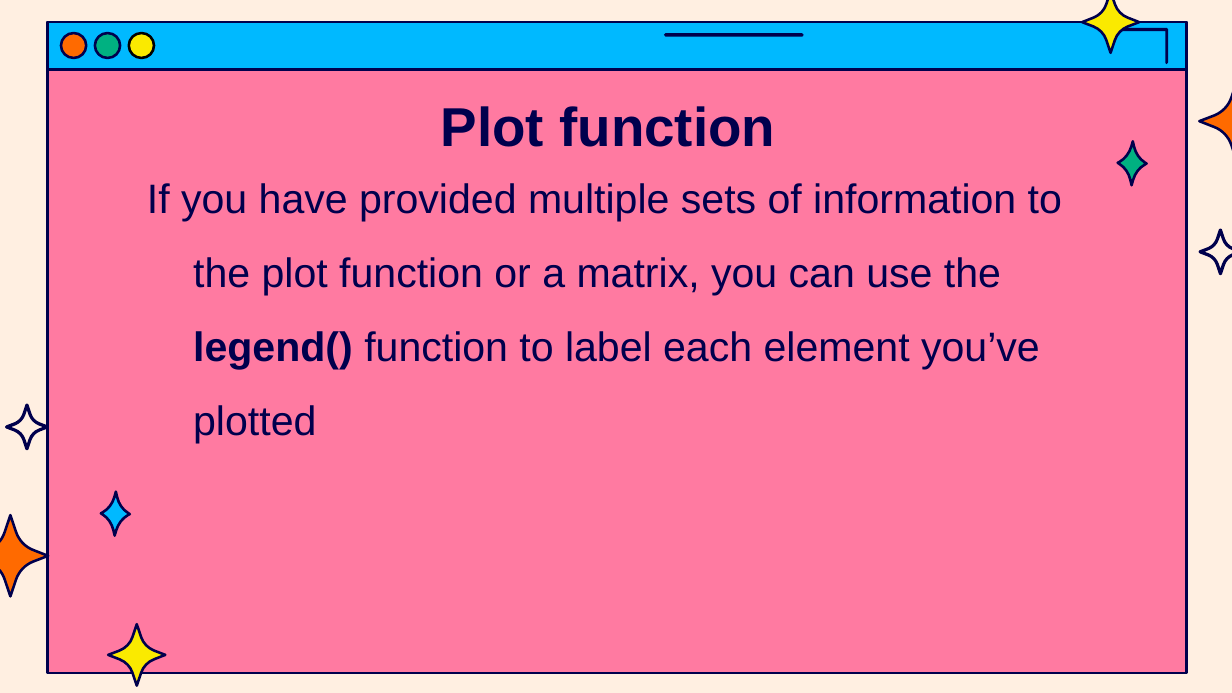
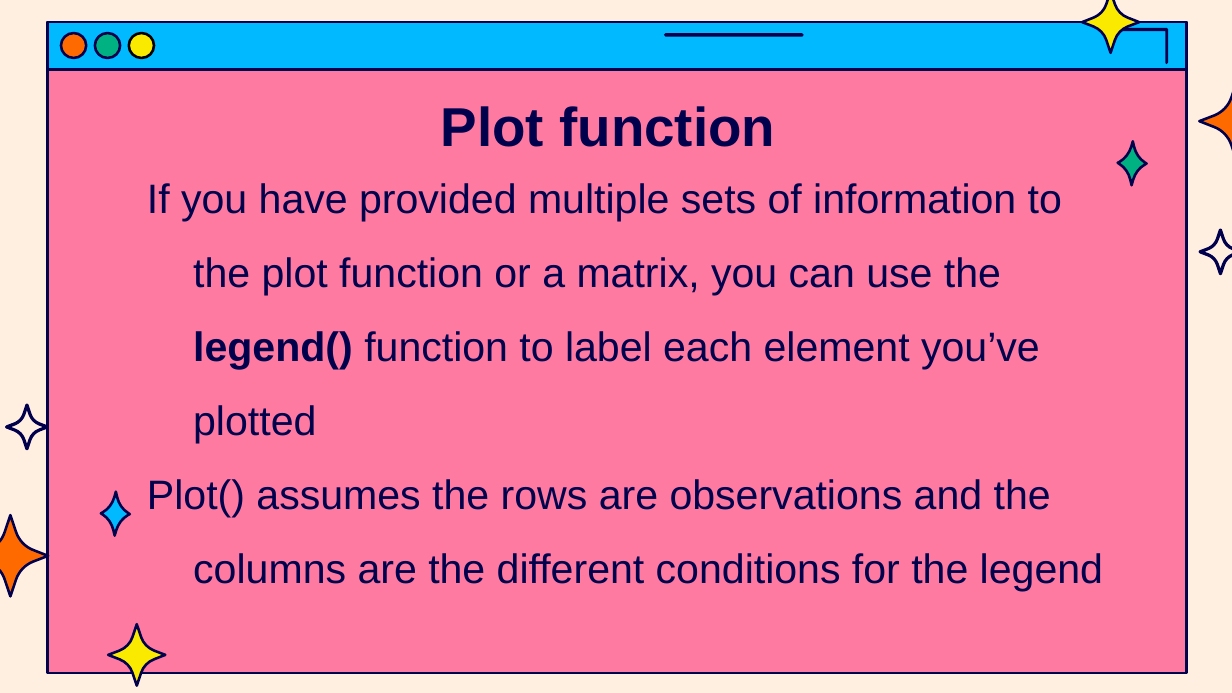
Before and after one commit to jasondsc/MATDRAB2MATFAB, a slide deck: slide 12 of slides/MATLAB_class_4.pptx (slide 13 before the commit). Drawn at 1232x693 pixels with LibreOffice and Linux fonts; fonts in the diff are those of the drawing. Boxes give left, top, right and bottom in pixels: in the first picture for what was removed or moved away, otherwise in the second. Text is boxed around its words. In the diff, an @@ line names an element or a change of style, - is before the commit and + after.

```diff
--- a/slides/MATLAB_class_4.pptx
+++ b/slides/MATLAB_class_4.pptx
@@ text at (x1=147, y1=479, x2=1103, y2=591): paragraph added @@
+Plot() assumes the rows are observations and the columns are the different conditions for the legend
```
Also in this commit, not shown: 6 other slides changed, 1 slide removed, 2 other files.
